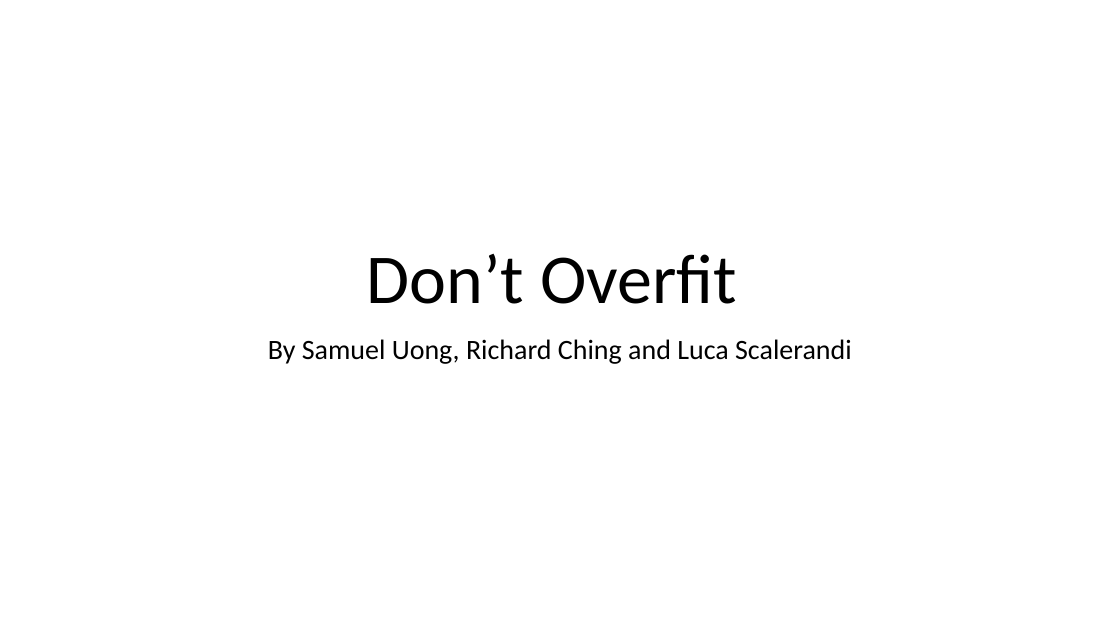
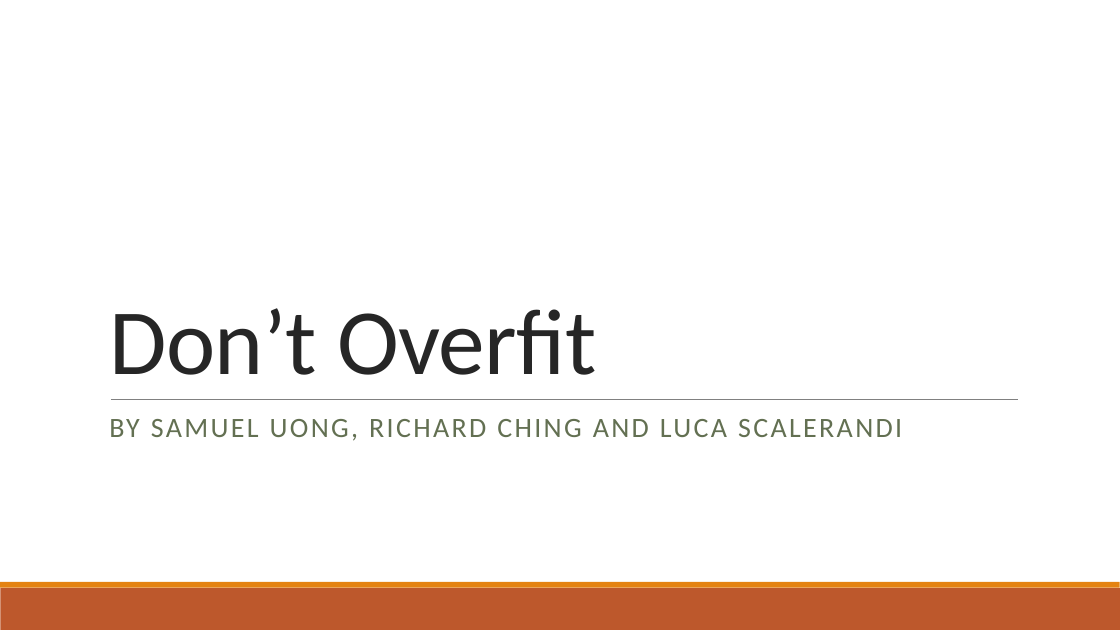
Before and after one commit to suong4554/Machine-Learning-Poly-U, a slide deck: slide 1 of Presentation.pptx. Drawn at 1120x630 pixels with LibreOffice and Linux fonts; fonts in the diff are those of the drawing. Boxes give left, top, right and bottom in pixels: in the first picture for what was removed or moved away, otherwise in the second. Text is boxed around its words. In the diff, an @@ line names an element or a change of style, - is before the commit and + after.

```diff
--- a/Presentation.pptx
+++ b/Presentation.pptx
@@ title "Don’t Overfit": place and size @@
-title "Don’t Overfit" at [367, 253, 737, 304]
+title "Don’t Overfit" at [109, 308, 597, 375]
@@ title "Don’t Overfit" at [109, 308, 597, 375]: size 60 to 80 pt, text colour #000000 to #262626, letter spacing 0 to -0.5 pt; alignment centre to left; line spacing 0.9 to 0.85 @@
@@ subtitle at [109, 419, 902, 441]: text changed; text colour #000000 to #637052 @@
-By Samuel Uong, Richard Ching and Luca Scalerandi
+BY SAMUEL UONG, RICHARD CHING AND LUCA SCALERANDI
@@ line added from (111, 399) to (1018, 399), #808080 0.5 pt @@
@@ rectangle added at [0, 588, 1120, 630], fill #BD582C @@
@@ rectangle added at [0, 582, 1120, 588], fill #E48312 @@
```
Also in this commit, not shown: 12 other slides changed.
